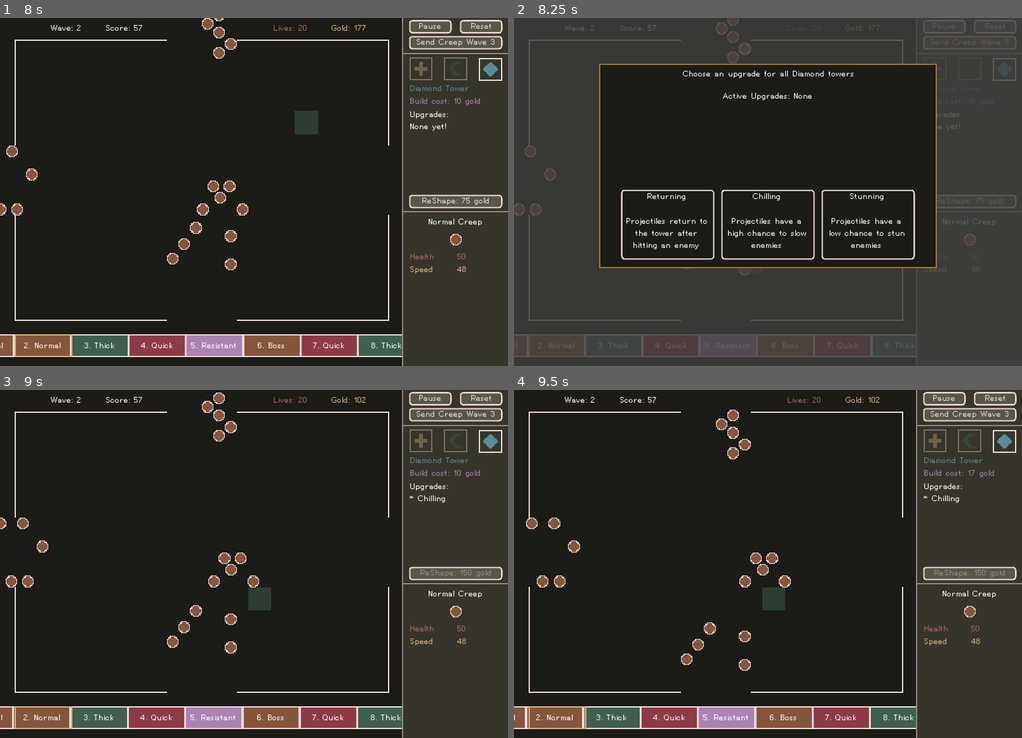
Above: before the commit, frames 1-4 (two rows, left to right).
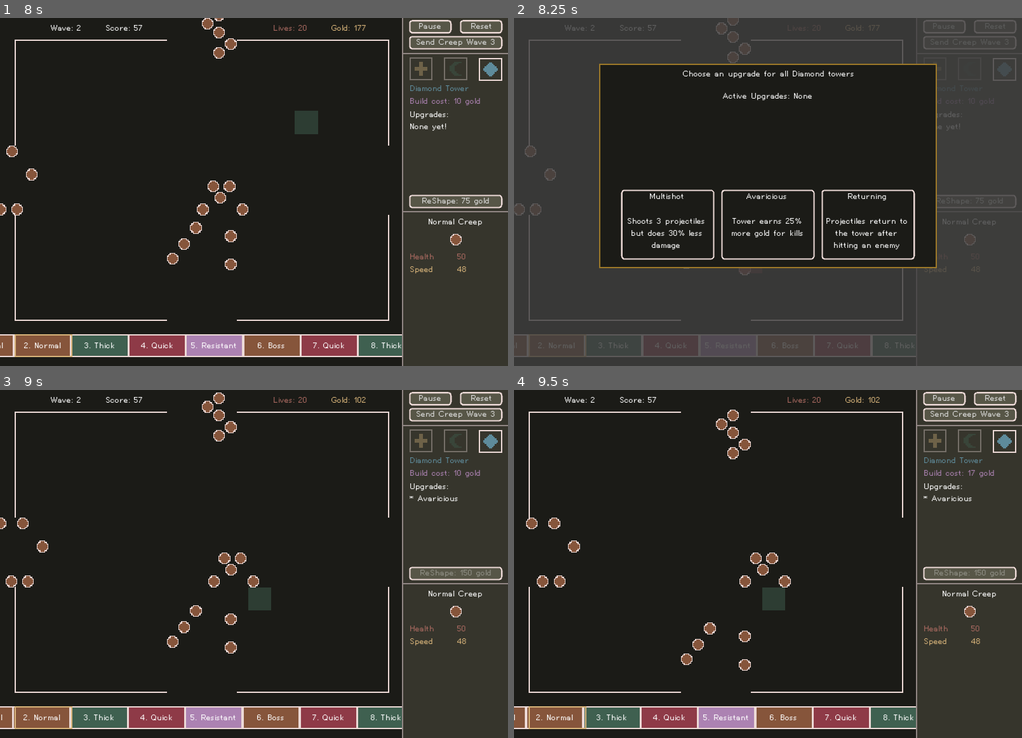
Above: after the commit, the same moments.

Repository: nolenroyalty/ReShape-TD
Game: Godot game, scene res://Main.tscn
Two runs of this game, one before a commit and one after it. Both use one fixed random seed, a clock stepped at 60 frames per second and the inputs below.
Inputs (mouse positions are in pixels of both pictures, inside the frame that each line leads up to):
- Up to frame 1 (8 s): click "Start" at 0.5 s; click (10, 209) at 1.27 s; move the mouse to (203, 181) at 2.02 s; hold Shift (continue_building) 2.03-2.78 s; hold U (upgrade_tower) 2.03-3.53 s; click (203, 181) at 2.17 s; move the mouse to (406, 244) at 2.77 s; tap one key every 0.75 s from 2.85 s: R (reshape_tower) 1 (select_tower_1) 2 (select_tower_2) 3 (select_tower_3) S (sell_tower) N (send_wave) Shift (continue_building); move the mouse to (101, 139) at 3.52 s; move the mouse to (279, 192) at 4.27 s; click (279, 192) at 4.42 s; move the mouse to (177, 105) at 5.02 s; move the mouse to (365, 174) at 5.77 s; hold U (upgrade_tower) from 5.78 s (still down); move the mouse to (152, 209) at 6.52 s; click (152, 209) at 6.67 s; move the mouse to (304, 115) at 7.27 s
- Up to frame 2 (8.25 s): keep holding U (upgrade_tower); move the mouse to (742, 261) at 8.02 s; tap R (reshape_tower) at 8.1 s
- Up to frame 3 (9 s): release U (upgrade_tower) at 8.75 s; click "Chilling Projectiles have a h…" (after the commit: "Avaricious Tower earns 25% mo…") at 8.75 s
- Up to frame 4 (9.5 s): no input

Frame 1 is identical in both runs. In frame 2, 1.3% of the frame differs, in the area x 22-78%, y 50-67%; in frame 3, less than 0.1%; in frame 4, less than 0.1%.

Commit message:
Add farshot?

Diff:
--- a/towers/Bullet.gd
+++ b/towers/Bullet.gd
@@ -6,6 +6,8 @@
 
 const EXPLOSION_SPEED = 0.35
 const EXPLOSION_SIZE = 5.0
+# 40 (max diagonal across the buildable grid) * 16 (cell size)
+const MAX_DISTANCE_TRAVELED = 640.0
 
 var my_shape = null
 var my_stats = null
@@ -16,8 +18,10 @@
 var pierces = 0
 var chains = 0
 var explodes = false
+var farshot_return_bonus = 0
 var explosion_scale_left = 4.0
 var already_hit = {}
+var starting_position = null
 
 func init(shape, stats, target_, initial_direction):
 	my_shape = shape
@@ -30,6 +34,7 @@
 	chains = Upgrades.chains(my_shape)
 	explodes = Upgrades.explodes(my_shape)
 	var size_mult = Upgrades.projectile_size_mult(my_shape)
+
 	$ChainRange/CollisionShape2D.shape.radius = (my_stats.RANGE_RADIUS / 2) * size_mult
 	$Sprite.scale *= size_mult
 	$Hitbox/Shape.shape.radius *= size_mult
@@ -42,8 +47,19 @@
 		C.SHAPE.DIAMOND:
 			$Sprite.modulate = C.LIGHT_BLUE
 
+func farshot_mult():
+	if Upgrades.farshot(my_shape):
+		return 1.0 + farshot_return_bonus
+	else:
+		var distance_traveled = starting_position.distance_to(position)
+		distance_traveled += farshot_return_bonus
+		var mult = min(1.0, distance_traveled / MAX_DISTANCE_TRAVELED)
+		return 1.0 + mult
+
 func my_damage():
-	return my_stats.DAMAGE * Upgrades.damage_mult(my_shape)
+	var mult = Upgrades.damage_mult(my_shape)
+	mult *= farshot_mult()
+	return my_stats.DAMAGE * mult
 
 func apply_status_effects(creep):
 	if Upgrades.has_chill(my_shape):
@@ -111,6 +127,11 @@
 func exited_battlefield():
 	if state != S.BEGIN_FADING and state != S.FADING:
 		if returns:
+
+			if Upgrades.farshot(my_shape):
+				farshot_return_bonus = starting_position.distance_to(position)
+				starting_position = position
+
 			returns = false
 			state = S.MOVING_IN_LAST_DIRECTION
 			direction = direction * -1
@@ -166,3 +187,4 @@
 func _ready():
 	assert(my_shape != null, "Shape must be provided prior to adding to scene %s" % [self])
 	var _ignore = $Hitbox.connect("area_entered", self, "hit_something")
+	starting_position = position
--- a/towers/Upgrades.gd
+++ b/towers/Upgrades.gd
@@ -14,7 +14,8 @@
 	BONUS_GOLD,
 	GIANT_PROJ,
 	RETURNS,
-	POISONS
+	POISONS,
+	FARSHOT
 }
 
 class Stats extends Node:
@@ -30,6 +31,7 @@
 	var PROJECTILE_SIZE_MULT = 1
 	var RETURNS = false
 	var POISONS = false
+	var FARSHOT = false
 	var DAMAGE_MULT = 1.0
 
 	func build_cost():
@@ -58,6 +60,7 @@
 		T.GIANT_PROJ: stats.PROJECTILE_SIZE_MULT = 2.5
 		T.RETURNS: stats.RETURNS = true
 		T.POISONS: stats.POISONS = true
+		T.FARSHOT: stats.FARSHOT = true
 
 	stats.upgrades.append(t)
 	return stats
@@ -77,13 +80,14 @@
 	#	T.BURNING_GROUND: return "Burning"
 		T.PIERCES: return "Piercing"
 		T.CHAINS: return "Chaining"
-		T.LESSER_MULTIPROJ: return "Multishotting"
-		T.GREATER_MULTIPROJ: return "MegaMultishotting"
+		T.LESSER_MULTIPROJ: return "Multishot"
+		T.GREATER_MULTIPROJ: return "MegaMultishot"
 		T.STUNNING: return "Stunning"
 		T.BONUS_GOLD: return "Avaricious"
 		T.GIANT_PROJ: return "Giant"
 		T.RETURNS: return "Returning"
 		T.POISONS: return "Poisoning"
+		T.FARSHOT: return "Farshot"
 
 func description(t):
 	match t:
@@ -99,6 +103,7 @@
 		T.GIANT_PROJ: return "Projectiles are much larger"
 		T.RETURNS: return "Projectiles return to the tower after hitting an enemy"
 		T.POISONS: return "Projectiles deal 50%x of the tower's damage over time"
+		T.FARSHOT: return "Projectiles deal up 100% more damage based on distance traveled."
 
 class IndividualTower extends Node:
 	var LEVEL = 1
@@ -165,6 +170,9 @@
 	state[shape] = _apply(t, state[shape])
 	emit_signal("reshaped", shape, t)
 
+func farshot(t):
+	return state[t].FARSHOT
+
 func projectiles(t):
 	return state[t].PROJECTILES
 
